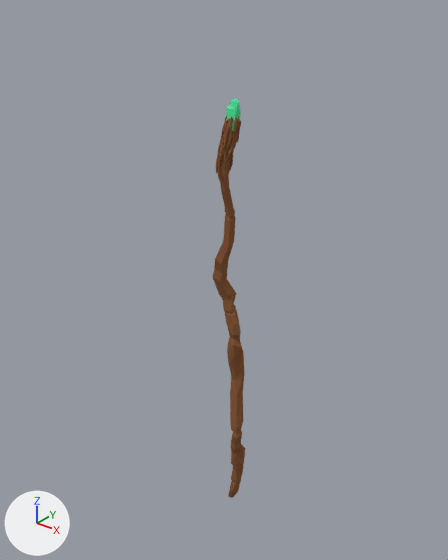
The Blender file Models/Blend/Staves/LegendaryEmeraldStaff.blend: old version first, new version second.
Camera for both pictures: a 50 mm camera at (4.4, -5.78, 4.34) aimed at (-0.31, 0.11, 0.69). The axes (+X, +Y, +Z) are drawn at lower left. The lights are the same throughout.

The older version as bpy lines, for what is in view:
```python
me_cylinder_006 = bpy.data.meshes.new('Cylinder.006')
me_cylinder_006.from_pydata(...)  # 931 vertices, 1080 faces; spans x -0.33..0.18, y -0.21..0.1, z -3.01..3.14
# faces by material slot: [1065, 15]
me_cylinder_006.materials.append(mat_lightwood)  # brown #895b3c
me_cylinder_006.materials.append(mat_material_016)  # green #55e79c
ob_staff_13 = bpy.data.objects.new('Staff_13', me_cylinder_006)
ob_staff_13.location = (0.0, 0.0, 0.0)
ob_staff_13.scale = (0.993, 0.993, 0.993)
_m = ob_staff_13.modifiers.new('Triangulate', 'TRIANGULATE')
```
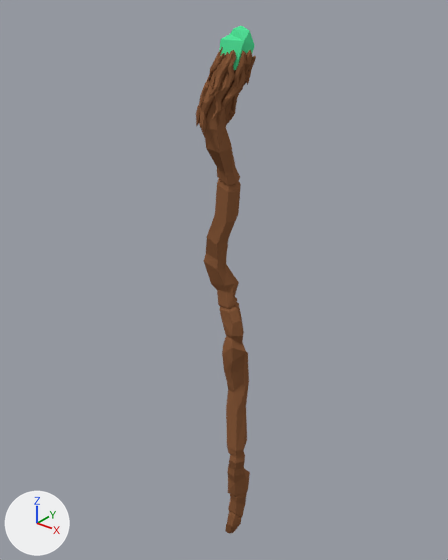
Boxes [x1, y1, x2, y2] around the edits, measured in the pictures (448 x 560 px; the box of a moved part takes in the faces that stretch with it):
'Staff_13', reshaped, rescaled (85% wider, 27% taller): before [213, 98, 245, 498]; after [196, 26, 256, 534]
part 1 of me_cylinder_006, moved or reshaped: before [226, 98, 241, 131]; after [219, 26, 255, 70]
part 2 of me_cylinder_006, moved or reshaped: before [232, 117, 237, 145]; after [234, 50, 246, 88]
part 3 of me_cylinder_006, moved or reshaped: before [234, 117, 240, 149]; after [239, 50, 252, 93]
part 4 of me_cylinder_006, moved or reshaped: before [222, 118, 230, 148]; after [210, 52, 229, 93]
part 5 of me_cylinder_006, moved or reshaped: before [236, 121, 241, 143]; after [244, 56, 256, 85]
part 6 of me_cylinder_006, moved or reshaped: before [231, 129, 237, 163]; after [231, 67, 245, 111]
part 7 of me_cylinder_006, moved or reshaped: before [217, 116, 228, 159]; after [199, 47, 225, 107]
part 8 of me_cylinder_006, moved or reshaped: before [229, 118, 233, 143]; after [228, 50, 236, 85]
part 9 of me_cylinder_006, moved or reshaped: before [222, 117, 232, 150]; after [209, 51, 233, 97]
part 10 of me_cylinder_006, moved or reshaped: before [223, 133, 231, 168]; after [211, 72, 231, 121]
part 11 of me_cylinder_006, moved or reshaped: before [229, 161, 233, 172]; after [226, 108, 236, 125]
part 12 of me_cylinder_006, moved or reshaped: before [218, 142, 224, 178]; after [200, 81, 215, 134]
part 13 of me_cylinder_006, moved or reshaped: before [225, 141, 234, 173]; after [218, 81, 238, 126]
part 14 of me_cylinder_006, moved or reshaped: before [216, 159, 218, 173]; after [196, 105, 202, 127]
part 15 of me_cylinder_006, moved or reshaped: before [213, 131, 245, 498]; after [199, 70, 250, 534]

What changed in the scene script:
```text
Change me_cylinder_006:
    used by ob_staff_13; location = (0.0, 0.0, 0.0); scale = (0.993, 0.993, 0.993)
    remove me_cylinder_006.from_pydata(...)  # 931 vertices, 1080 faces; spans x -0.33..0.18, y -0.21..0.1, z -3.01..3.14
    add me_cylinder_006.from_pydata(...)  # 931 vertices, 1080 faces; spans x -0.36..0.21, y -0.34..0.17, z -3.01..3.13
    me_cylinder_006 part 1: the loose piece of 16 vertices spanning x -0.16..0.01, y -0.11..0.04, z 2.78..3.14 is scaled about its middle by (1.81, 1.81, 0.97), then moved by (0.02, 0.02, -0.01)
    me_cylinder_006 part 2: the loose piece of 22 vertices spanning x -0.03..0.02, y -0.1..-0.05, z 2.58..2.95 is scaled about its middle by (1.81, 1.81, 0.97), then moved by (0.08, -0.01, 0.0)
    me_cylinder_006 part 3: the loose piece of 23 vertices spanning x -0.04..0.04, y -0.06..0.0, z 2.56..2.95 is scaled about its middle by (1.81, 1.81, 0.97), then moved by (0.08, 0.02, 0.0)
    me_cylinder_006 part 4: the loose piece of 23 vertices spanning x -0.14..-0.06, y -0.17..-0.08, z 2.55..2.93 is scaled about its middle by (1.81, 1.81, 0.97), then moved by (0.0, -0.06, 0.0)
    me_cylinder_006 part 5: the loose piece of 25 vertices spanning x -0.05..0.04, y -0.02..0.02, z 2.57..2.9 is scaled about its middle by (1.81, 1.81, 0.97), then moved by (0.07, 0.04, 0.0)
    me_cylinder_006 part 6: the loose piece of 28 vertices spanning x -0.08..0.01, y -0.09..-0.02, z 2.37..2.83 is scaled about its middle by (1.81, 1.81, 0.97), then moved by (0.05, 0.0, 0.0)
    me_cylinder_006 part 7: the loose piece of 70 vertices spanning x -0.19..-0.07, y -0.18..-0.07, z 2.44..2.97 is scaled about its middle by (1.81, 1.81, 0.97), then moved by (-0.02, -0.06, 0.0)
    me_cylinder_006 part 8: the loose piece of 24 vertices spanning x -0.05..-0.01, y -0.12..-0.08, z 2.63..2.96 is scaled about its middle by (1.81, 1.81, 0.97), then moved by (0.05, -0.04, 0.0)
    me_cylinder_006 part 9: the loose piece of 31 vertices spanning x -0.11..-0.03, y -0.19..-0.06, z 2.55..2.96 is scaled about its middle by (1.81, 1.81, 0.97), then moved by (0.03, -0.06, 0.0)
    me_cylinder_006 part 10: the loose piece of 31 vertices spanning x -0.1..-0.03, y -0.19..-0.1, z 2.34..2.77 is scaled about its middle by (1.81, 1.81, 0.97), then moved by (0.03, -0.07, 0.0)
    me_cylinder_006 part 11: the loose piece of 25 vertices spanning x -0.14..-0.02, y -0.08..-0.01, z 2.18..2.67 is scaled about its middle by (1.81, 1.81, 0.97), then moved by (0.02, 0.01, 0.01)
    me_cylinder_006 part 12: the loose piece of 25 vertices spanning x -0.17..-0.1, y -0.21..-0.11, z 2.21..2.71 is scaled about its middle by (1.81, 1.81, 0.97), then moved by (-0.03, -0.09, 0.01)
    me_cylinder_006 part 13: the loose piece of 25 vertices spanning x -0.09..-0.01, y -0.16..-0.05, z 2.28..2.73 is scaled about its middle by (1.81, 1.81, 0.97), then moved by (0.04, -0.04, 0.01)
    me_cylinder_006 part 14: the loose piece of 25 vertices spanning x -0.23..-0.15, y -0.16..-0.06, z 2.24..2.69 is scaled about its middle by (1.81, 1.81, 0.97), then moved by (-0.07, -0.04, 0.01)
    me_cylinder_006 part 15: 244 of 931 vertices moved; they spanned x -0.33..0.18, y -0.19..0.1, z -2.99..2.81 and now span x -0.36..0.21, y -0.3..0.12, z -3.01..2.81; mean shift (0.0, 0.0, 0.0); largest move (-0.14, -0.19, 2.26) -> (-0.17, -0.3, 2.27)
Change ob_staff_13:
    ob_staff_13.scale: (0.993, 0.993, 0.993) -> (1.24, 1.24, 1.24)
```
